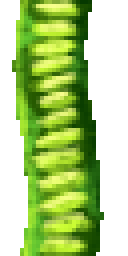
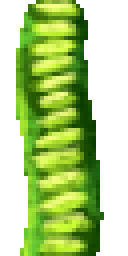
Layers edited between the first and the second w=128, h=256 image:
painted on "Layer 1" over [12, 0, 92, 72]
